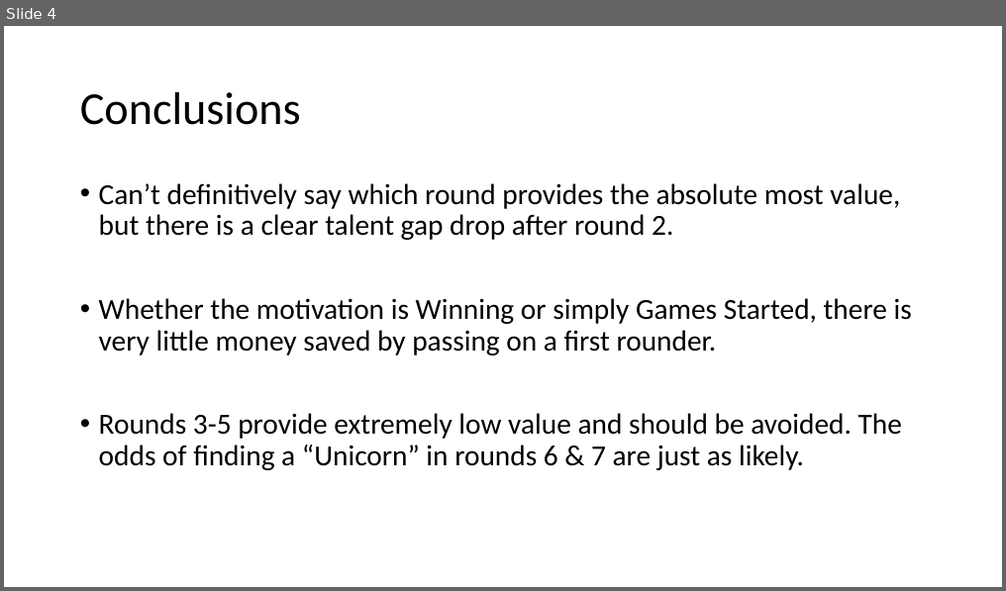
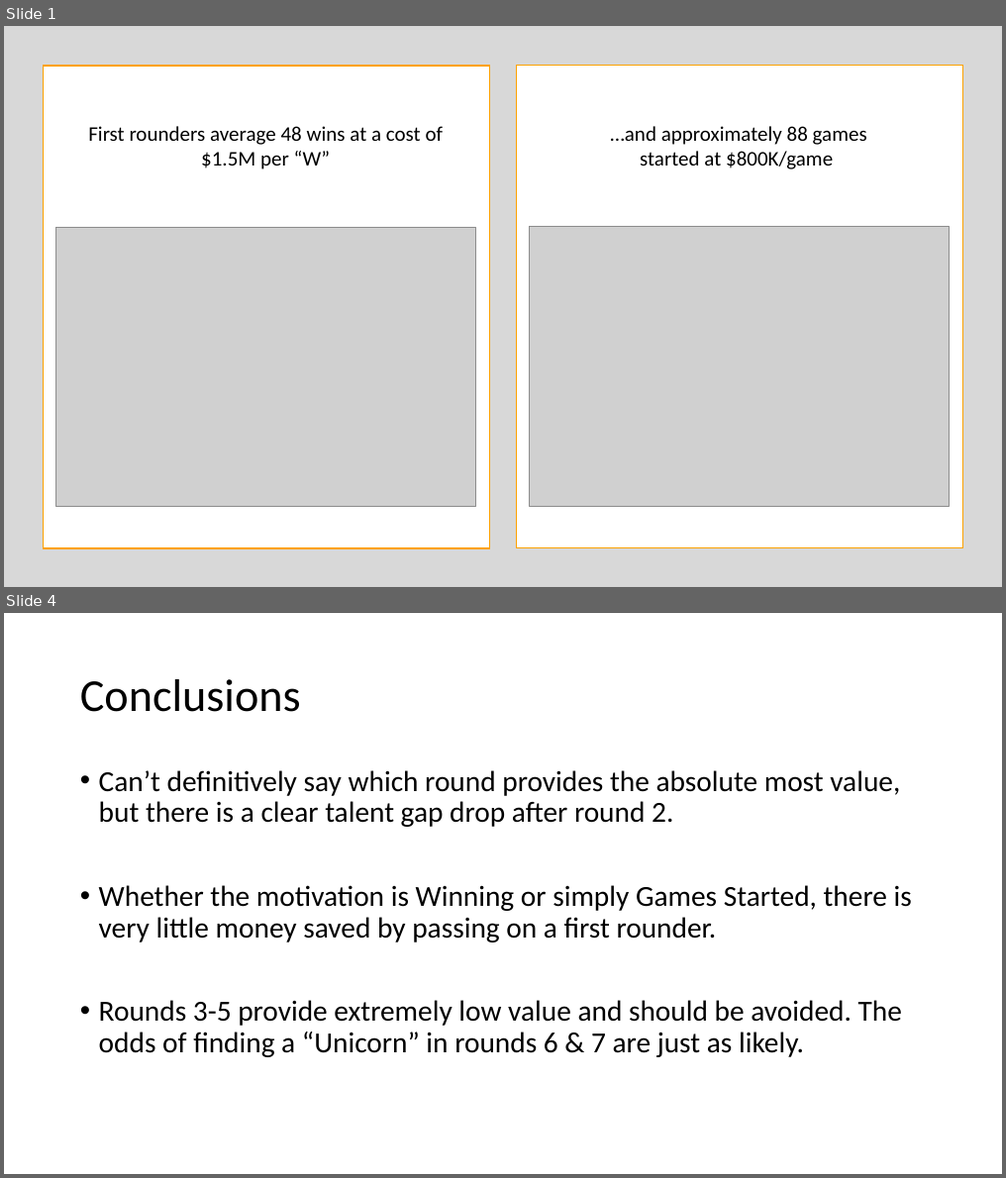
Before and after one commit to mikejackson35/mica_team, a slide deck: mj_presentation_slides.pptx. Shown one above the other, each under a label of ours: slide 4 before the commit, slides 1 and 4 after it; the slides between them are not shown. The pictures are 1006x591 and 1006x1178 pixels, drawn with LibreOffice and Linux fonts; fonts in the diff are those of the drawing; grey boxes stand for pictures. Boxes give left, top, right and bottom in pixels: in the first picture for what was removed or moved away, otherwise in the second. Text is boxed around its words. In the diff, an @@ line names an element or a change of style, - is before the commit and + after.

Commit message:
mj slide updates

```diff
--- a/mj_presentation_slides.pptx
+++ b/mj_presentation_slides.pptx
@@ slide 1 added at (4,26,1002,587), background #FFFFFF @@
@@ rectangle added at (4,26,1002,587), fill #808080 at 30% opacity @@
@@ rectangle added at (43,66,490,549), fill #FFFFFF, outline #FFA100 1.5 pt @@
@@ rectangle added at (516,66,963,549), fill #FFFFFF, outline #FFA100 1.5 pt @@
@@ text added at (88,126,444,170), 20 pt, text #000000 @@
+First rounders average 48 wins at a cost of $1.5M per “W”
@@ text added at (610,126,867,170), 20 pt, text #000000 @@
+…and approximately 88 games started at $800K/game
@@ picture added at (55,227,475,507) @@
@@ picture added at (529,227,948,506) @@
```
Also in this commit, not shown: 2 other slides added, 3 slides removed.
